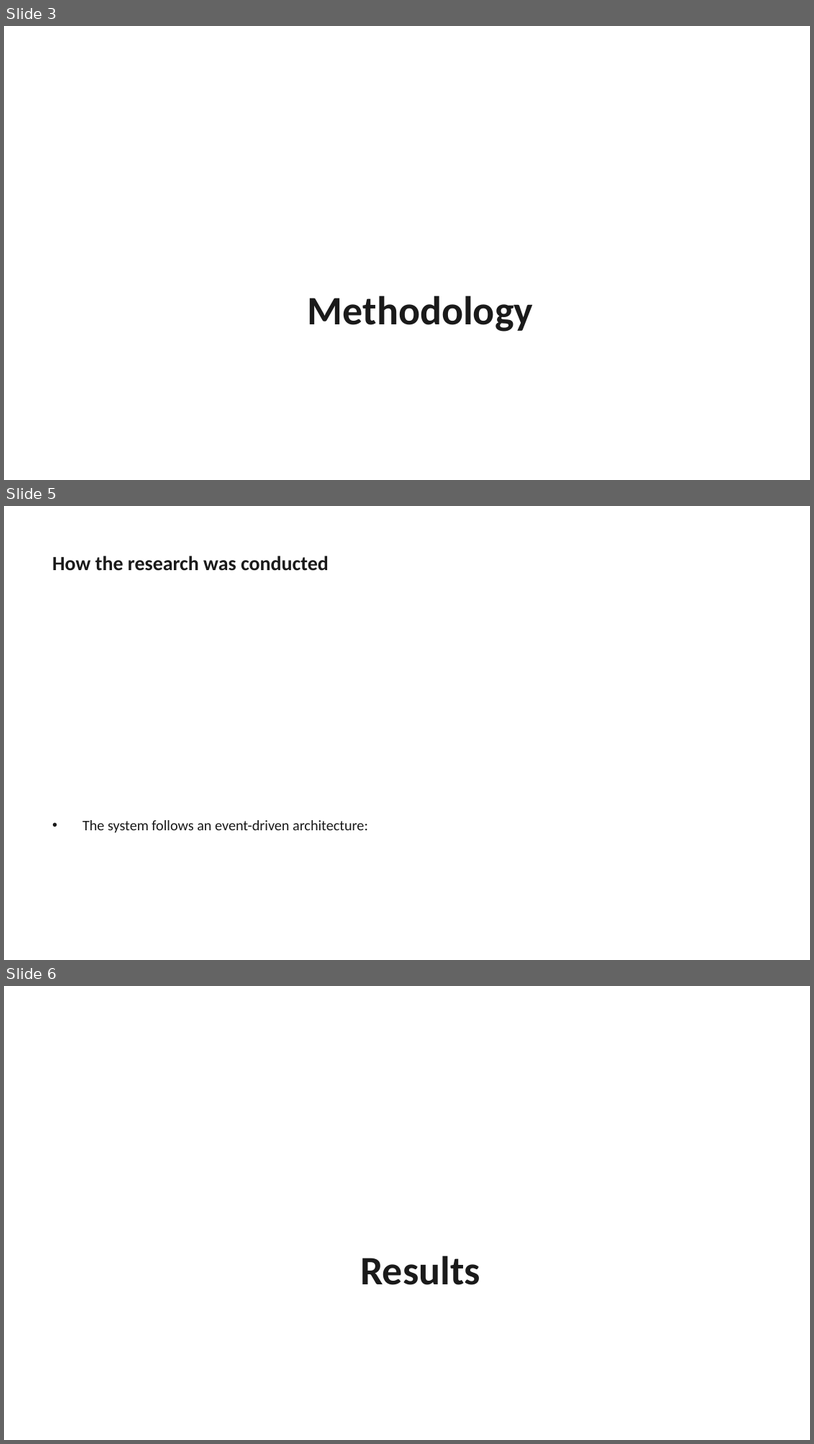
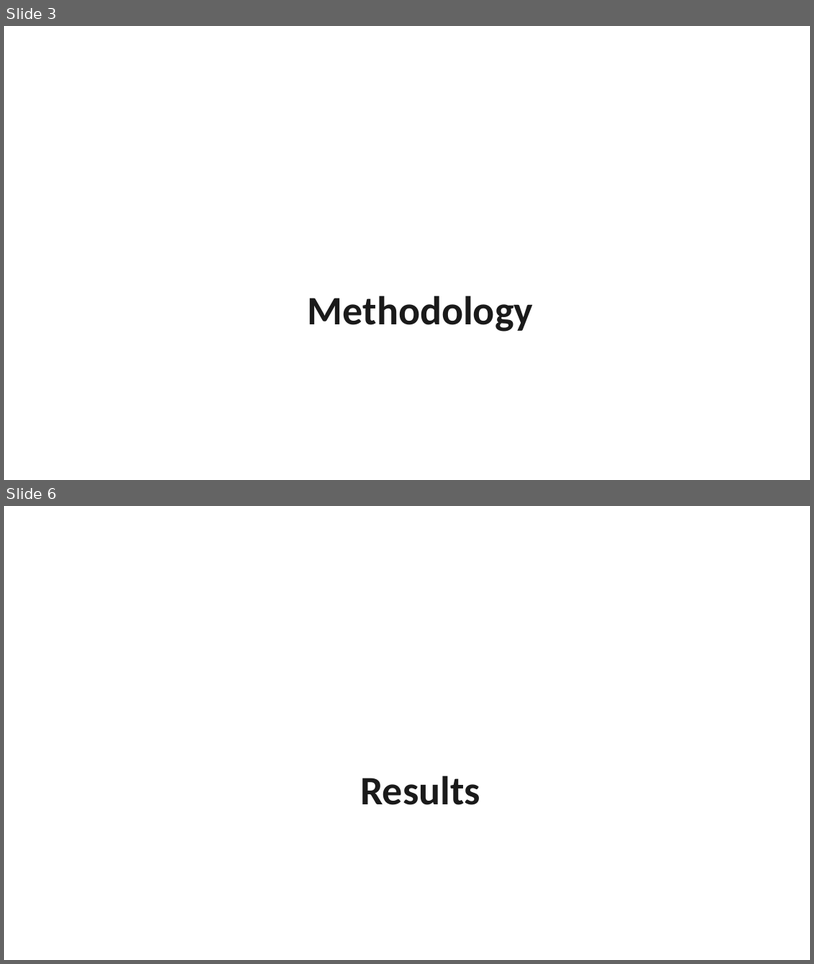
Before and after one commit to AdamYin007/Presentation-OS, a slide deck: examples/business-review/output.pptx. Shown one above the other, each under a label of ours: slides 3, 5 and 6 before the commit, slides 3 and 6 after it; the slides between them are not shown. The pictures are 814x1444 and 814x964 pixels, drawn with LibreOffice and Linux fonts; fonts in the diff are those of the drawing. Boxes give left, top, right and bottom in pixels: in the first picture for what was removed or moved away, otherwise in the second. Text is boxed around its words. In the diff, an @@ line names an element or a change of style, - is before the commit and + after.

```diff
--- a/examples/business-review/output.pptx
+++ b/examples/business-review/output.pptx
@@ slide 5 removed at [4, 506, 810, 960], background #FFFFFF @@
@@ text removed at [52, 556, 329, 571] @@
-How the research was conducted
@@ text removed at [82, 820, 368, 833] @@
-• The system follows an event-driven architecture:
```
Also in this commit, not shown: 2 slides added, 1 other slide removed, 9 other files.
